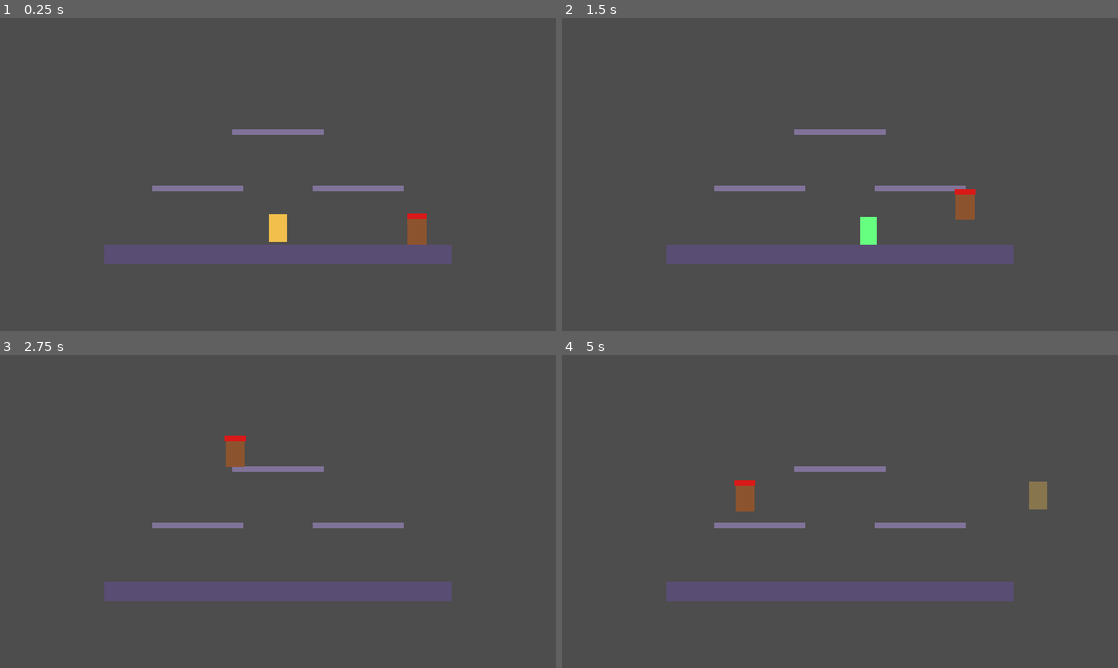
Above: before the commit, frames 1-4 (two rows, left to right).
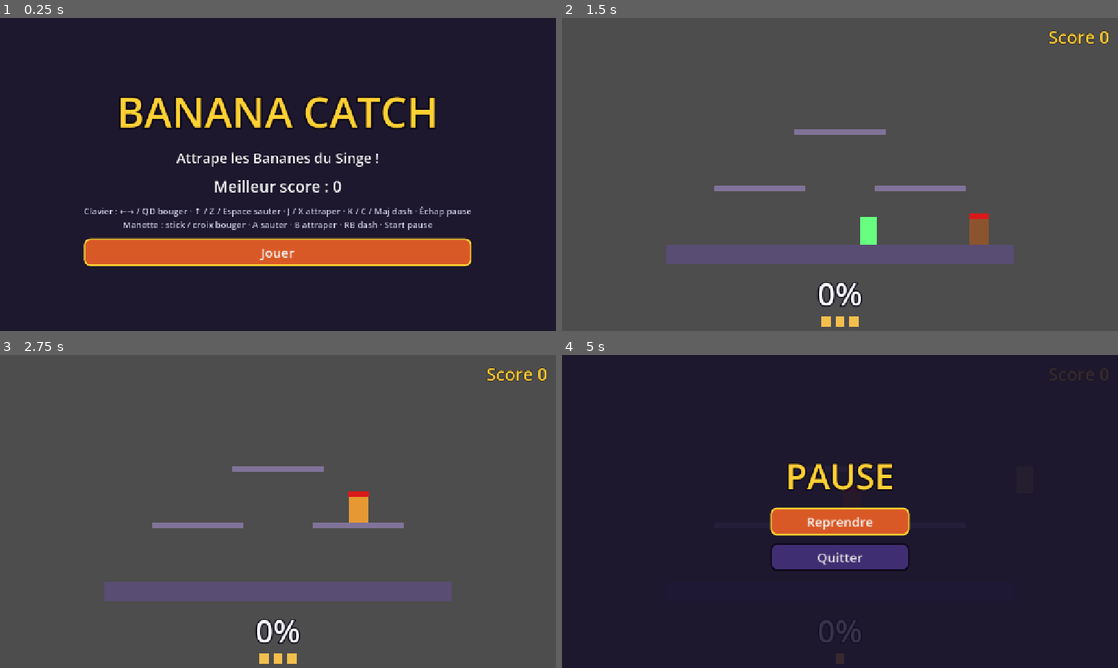
Above: after the commit, the same moments.

Repository: Serial-Developer/banana-catch
Game: Godot game, scene res://scenes/jeu.tscn
The game is run twice, just before and just after one commit, with the same random seed, the same clock (stepped at 60 frames per second) and the same inputs. Before the commit the project starts from res://scenes/partie.tscn.
Inputs (mouse positions are in pixels of both pictures, inside the frame that each line leads up to):
- Up to frame 1 (0.25 s): no input
- Up to frame 2 (1.5 s): click (840, 252) at 0.5 s, where only the run after the commit has a clickable "Jouer"; tap Enter at 1.25 s; move the mouse to (962, 158) at 1.27 s; hold Right (move_right) from 1.28 s (still down); tap J (catch) at 1.35 s; click (962, 158) at 1.42 s
- Up to frame 3 (2.75 s): keep holding Right (move_right); tap Up (jump) at 1.52, 2.27 s; tap K (dash) at 1.55, 2.1 s; move the mouse to (166, 527) at 2.02 s; tap J (catch) at 2.3 s
- Up to frame 4 (5 s): move the mouse to (895, 442) at 2.77 s; release Right (move_right) at 2.78 s; hold Left (move_left) 2.78-3.53 s; tap J (catch) at 2.85, 3.8 s; tap K (dash) at 3.05, 3.6, 4.55 s; move the mouse to (812, 574) at 3.52 s; hold Right (move_right) from 3.53 s (still down); click (812, 574) at 3.67 s; tap Up (jump) at 3.77, 4.52 s; move the mouse to (1006, 558) at 4.27 s; tap Space at 4.35 s; tap Escape (pause) at 4.9 s

The runs differ from the first frame. In frame 1, 100% of the frame differs, in the area x 0-100%, y 0-100%; in frame 2, 1.5%; in frame 3, 1.5%; in frame 4, 100%.

Commit message:
06: Écrans, HUD, pause et Meilleur score
Co-Authored-By: Claude Opus 5.5 <noreply@anthropic.com>

Diff:
--- a/project.godot
+++ b/project.godot
@@ -6,7 +6,7 @@
 
 config/name="Banana Catch"
 config/description="Platformer d'arcade façon Smash : attraper les Bananes du Singe."
-run/main_scene="res://scenes/partie.tscn"
+run/main_scene="res://scenes/jeu.tscn"
 config/features=PackedStringArray("4.7", "GL Compatibility")
 
 [autoload]
--- /dev/null
+++ b/scenes/jeu.tscn
@@ -0,0 +1,6 @@
+[gd_scene load_steps=2 format=3]
+
+[ext_resource type="Script" path="res://src/ecrans/jeu.gd" id="1"]
+
+[node name="Jeu" type="Node"]
+script = ExtResource("1")
--- /dev/null
+++ b/src/ecrans/hud.gd
@@ -0,0 +1,51 @@
+class_name Hud
+extends CanvasLayer
+## Affichage pendant la Partie : Pourcentage façon Smash, Stocks restants, Score. Aucune règle ici.
+
+const POURCENTAGE_ROUGE: float = 150.0
+
+var partie: Partie
+
+var _pourcentage: Label
+var _stocks: HBoxContainer
+var _score: Label
+
+
+func _ready() -> void:
+	_score = Ui.etiquette("", 40, Ui.COULEUR_ACCENT)
+	_score.set_anchors_preset(Control.PRESET_TOP_RIGHT)
+	_score.position = Vector2(-260.0, 16.0)
+	_score.size = Vector2(240.0, 50.0)
+	_score.horizontal_alignment = HORIZONTAL_ALIGNMENT_RIGHT
+	add_child(_score)
+
+	var bas := VBoxContainer.new()
+	bas.set_anchors_preset(Control.PRESET_CENTER_BOTTOM)
+	bas.position = Vector2(-120.0, -150.0)
+	bas.size = Vector2(240.0, 140.0)
+	bas.alignment = BoxContainer.ALIGNMENT_END
+	add_child(bas)
+	_pourcentage = Ui.etiquette("0%", 72)
+	bas.add_child(_pourcentage)
+	_stocks = HBoxContainer.new()
+	_stocks.alignment = BoxContainer.ALIGNMENT_CENTER
+	_stocks.add_theme_constant_override("separation", 10)
+	bas.add_child(_stocks)
+
+
+func _process(_delta: float) -> void:
+	if partie == null:
+		return
+	var p: float = partie.pourcentage()
+	_pourcentage.text = "%d%%" % int(p)
+	_pourcentage.add_theme_color_override("font_color", Color.WHITE.lerp(Color(1.0, 0.12, 0.08), clampf(p / POURCENTAGE_ROUGE, 0.0, 1.0)))
+	_score.text = "Score %d" % partie.score()
+	while _stocks.get_child_count() > partie.stocks():
+		var icone: Node = _stocks.get_child(0)
+		_stocks.remove_child(icone)
+		icone.queue_free()
+	while _stocks.get_child_count() < partie.stocks():
+		var icone := ColorRect.new()
+		icone.color = Color(0.95, 0.75, 0.3)
+		icone.custom_minimum_size = Vector2(22.0, 22.0)
+		_stocks.add_child(icone)
--- /dev/null
+++ b/src/ecrans/jeu.gd
@@ -0,0 +1,92 @@
+class_name Jeu
+extends Node
+## Parcours complet : écran titre → Partie (HUD, pause) → écran de fin. Seule couche qui écrit le Meilleur score.
+
+const DELAI_ECRAN_FIN: float = 1.2
+
+var _meilleur_score: int = 0
+var _partie: Partie
+var _hud: Hud
+var _calque: CanvasLayer
+
+
+func _ready() -> void:
+	_meilleur_score = MeilleurScore.lire()
+	_calque = CanvasLayer.new()
+	_calque.layer = 10
+	add_child(_calque)
+	_afficher_titre()
+
+
+func _vider_calque() -> void:
+	for enfant: Node in _calque.get_children():
+		enfant.queue_free()
+
+
+func _afficher_titre() -> void:
+	_quitter_partie()
+	_vider_calque()
+	var colonne: VBoxContainer = Ui.panneau_centre(_calque)
+	colonne.add_child(Ui.etiquette("BANANA CATCH", 96, Ui.COULEUR_ACCENT))
+	colonne.add_child(Ui.etiquette("Attrape les Bananes du Singe !", 32))
+	colonne.add_child(Ui.etiquette("Meilleur score : %d" % _meilleur_score, 36))
+	colonne.add_child(Ui.etiquette(
+		"Clavier : ←→ / QD bouger · ↑ / Z / Espace sauter · J / X attraper · K / C / Maj dash · Échap pause\n"
+		+ "Manette : stick / croix bouger · A sauter · B attraper · RB dash · Start pause", 20, Color(0.85, 0.85, 0.95)))
+	var jouer: Button = Ui.bouton("Jouer", _lancer_partie)
+	colonne.add_child(jouer)
+	jouer.grab_focus.call_deferred()
+
+
+func _lancer_partie() -> void:
+	_quitter_partie()
+	_vider_calque()
+	_partie = Partie.creer(null, randi(), _meilleur_score)
+	_partie.fin_de_partie.connect(_sur_fin_de_partie)
+	_partie.pause_changee.connect(_sur_pause)
+	add_child(_partie)
+	_hud = Hud.new()
+	_hud.partie = _partie
+	add_child(_hud)
+
+
+func _quitter_partie() -> void:
+	if _partie != null:
+		_partie.queue_free()
+		_partie = null
+	if _hud != null:
+		_hud.queue_free()
+		_hud = null
+
+
+func _sur_pause(en_pause: bool) -> void:
+	_vider_calque()
+	if not en_pause:
+		return
+	var colonne: VBoxContainer = Ui.panneau_centre(_calque)
+	colonne.add_child(Ui.etiquette("PAUSE", 80, Ui.COULEUR_ACCENT))
+	var reprendre: Button = Ui.bouton("Reprendre", func() -> void: _partie.mettre_en_pause(false))
+	colonne.add_child(reprendre)
+	colonne.add_child(Ui.bouton("Quitter", _afficher_titre))
+	reprendre.grab_focus.call_deferred()
+
+
+func _sur_fin_de_partie(score: int, record_battu: bool) -> void:
+	if record_battu:
+		_meilleur_score = score
+		MeilleurScore.ecrire(score)
+	var partie_finie: Partie = _partie
+	await get_tree().create_timer(DELAI_ECRAN_FIN).timeout
+	if _partie != partie_finie:
+		return
+	_vider_calque()
+	var colonne: VBoxContainer = Ui.panneau_centre(_calque)
+	colonne.add_child(Ui.etiquette("FIN DE PARTIE", 80, Ui.COULEUR_ACCENT))
+	colonne.add_child(Ui.etiquette("Score : %d" % score, 48))
+	colonne.add_child(Ui.etiquette("Meilleur score : %d" % _meilleur_score, 32))
+	if record_battu:
+		colonne.add_child(Ui.etiquette("Nouveau meilleur score !", 40, Color(1.0, 0.4, 0.3)))
+	var rejouer: Button = Ui.bouton("Rejouer", _lancer_partie)
+	colonne.add_child(rejouer)
+	colonne.add_child(Ui.bouton("Titre", _afficher_titre))
+	rejouer.grab_focus.call_deferred()
--- /dev/null
+++ b/src/ecrans/meilleur_score.gd
@@ -0,0 +1,18 @@
+class_name MeilleurScore
+extends RefCounted
+## Lecture et sauvegarde du Meilleur score dans le dossier utilisateur Godot.
+
+const CHEMIN: String = "user://meilleur_score.cfg"
+
+
+static func lire(chemin: String = CHEMIN) -> int:
+	var fichier := ConfigFile.new()
+	if fichier.load(chemin) != OK:
+		return 0
+	return int(fichier.get_value("banana_catch", "meilleur_score", 0))
+
+
+static func ecrire(score: int, chemin: String = CHEMIN) -> void:
+	var fichier := ConfigFile.new()
+	fichier.set_value("banana_catch", "meilleur_score", score)
+	fichier.save(chemin)
--- /dev/null
+++ b/src/ecrans/ui.gd
@@ -0,0 +1,49 @@
+class_name Ui
+extends RefCounted
+## Petits constructeurs d'interface au style commun (texte épais à contour, boutons arrondis).
+
+const COULEUR_FOND := Color(0.08, 0.06, 0.16, 0.85)
+const COULEUR_ACCENT := Color(1.0, 0.82, 0.2)
+
+
+static func etiquette(texte: String, taille: int, couleur: Color = Color.WHITE) -> Label:
+	var label := Label.new()
+	label.text = texte
+	label.horizontal_alignment = HORIZONTAL_ALIGNMENT_CENTER
+	label.add_theme_font_size_override("font_size", taille)
+	label.add_theme_color_override("font_color", couleur)
+	label.add_theme_color_override("font_outline_color", Color(0.05, 0.03, 0.1))
+	label.add_theme_constant_override("outline_size", maxi(4, taille / 6))
+	return label
+
+
+static func bouton(texte: String, action: Callable) -> Button:
+	var b := Button.new()
+	b.text = texte
+	b.custom_minimum_size = Vector2(320.0, 64.0)
+	b.add_theme_font_size_override("font_size", 30)
+	for etat: String in ["normal", "hover", "pressed", "focus"]:
+		var style := StyleBoxFlat.new()
+		style.bg_color = Color(0.25, 0.18, 0.45) if etat == "normal" else Color(0.85, 0.35, 0.15)
+		style.set_corner_radius_all(14)
+		style.set_border_width_all(4)
+		style.border_color = COULEUR_ACCENT if etat == "focus" else Color(0.05, 0.03, 0.1)
+		b.add_theme_stylebox_override(etat, style)
+	b.pressed.connect(action)
+	return b
+
+
+## Panneau plein écran semi-opaque avec une colonne centrée ; renvoie la colonne.
+static func panneau_centre(parent: Node) -> VBoxContainer:
+	var fond := ColorRect.new()
+	fond.color = COULEUR_FOND
+	fond.set_anchors_preset(Control.PRESET_FULL_RECT)
+	parent.add_child(fond)
+	var centre := CenterContainer.new()
+	centre.set_anchors_preset(Control.PRESET_FULL_RECT)
+	fond.add_child(centre)
+	var colonne := VBoxContainer.new()
+	colonne.alignment = BoxContainer.ALIGNMENT_CENTER
+	colonne.add_theme_constant_override("separation", 18)
+	centre.add_child(colonne)
+	return colonne
--- a/src/partie.gd
+++ b/src/partie.gd
@@ -9,6 +9,7 @@
 signal reapparition
 signal stock_perdu(stocks_restants: int)
 signal fin_de_partie(score: int, record_battu: bool)
+signal pause_changee(en_pause: bool)
 
 const SCENE: PackedScene = preload("res://scenes/partie.tscn")
 ## Sous cette hauteur, une Banane est tombée dans le vide.
@@ -21,6 +22,10 @@
 var singe_actif: bool = true
 
 var _rng := RandomNumberGenerator.new()
+## Contient tout ce qui se fige pendant la pause (Arène, Joueur, Singe, Bananes).
+var _monde := Node2D.new()
+var _en_pause: bool = false
+var _pause_pressee: bool = false
 var _joueur: Joueur
 var _singe: Singe
 var _temps_ecoule: float = 0.0
@@ -47,11 +52,13 @@
 	process_physics_priority = 10
 	_rng.seed = graine
 	_stocks = reglages.stocks_depart
-	add_child(Arene.new())
+	_monde.name = "Monde"
+	add_child(_monde)
+	_monde.add_child(Arene.new())
 	_joueur = Joueur.new()
 	_joueur.reglages = reglages
 	_joueur.position = Arene.POINT_APPARITION
-	add_child(_joueur)
+	_monde.add_child(_joueur)
 	_singe = Singe.new()
 	_singe.reglages = reglages
 	_singe.rng = _rng
@@ -60,7 +67,7 @@
 	_singe.peut_lancer = func() -> bool: return _bananes.size() < reglages.palier(_score).bananes_max
 	_singe.score = score
 	_singe.lance.connect(forcer_lancer)
-	add_child(_singe)
+	_monde.add_child(_singe)
 
 
 # --- État observable -------------------------------------------------------
@@ -75,6 +82,18 @@
 
 func terminee() -> bool:
 	return _terminee
+
+
+func en_pause() -> bool:
+	return _en_pause
+
+
+func mettre_en_pause(valeur: bool) -> void:
+	if valeur == _en_pause or (_terminee and valeur):
+		return
+	_en_pause = valeur
+	_monde.process_mode = Node.PROCESS_MODE_DISABLED if valeur else Node.PROCESS_MODE_INHERIT
+	pause_changee.emit(valeur)
 
 
 func temps_ecoule() -> float:
@@ -132,7 +151,7 @@
 	banane.gravite = reglages.gravite_banane
 	banane.rayon = reglages.rayon_banane
 	_bananes.append(banane)
-	add_child(banane)
+	_monde.add_child(banane)
 	lancer.emit(p_lancer.type)
 
 
@@ -146,7 +165,11 @@
 # --- Règles ----------------------------------------------------------------
 
 func _physics_process(delta: float) -> void:
-	if _terminee:
+	var pause_pressee: bool = Input.is_action_pressed("pause")
+	if pause_pressee and not _pause_pressee:
+		mettre_en_pause(not _en_pause)
+	_pause_pressee = pause_pressee
+	if _terminee or _en_pause:
 		return
 	_temps_ecoule += delta
 	for banane: Banane in _bananes.duplicate():
--- /dev/null
+++ b/tests/unit/test_pause_fin.gd
@@ -0,0 +1,82 @@
+extends "res://tests/lib/suite_partie.gd"
+## Ticket 06 : pause et Fin de Partie (record battu ou non).
+
+
+func _finir_avec(score: int, meilleur_score: int) -> Array:
+	nouvelle_partie(null, 1, meilleur_score)
+	var fins: Array = espionner("fin_de_partie")
+	await secondes(1.0)
+	await marquer(score)
+	for x: float in [700.0, 900.0, 1000.0]:
+		partie.forcer_lancer(Lancer.new(Lancer.Type.ARC, Vector2(x, 450.0), Vector2.ZERO))
+		await secondes(0.6)
+	return fins
+
+
+func test_la_fin_de_partie_annonce_un_record_battu() -> String:
+	var fins: Array = await _finir_avec(3, 2)
+	if fins.size() != 1 or fins[0] != [3, true]:
+		return "attendu fin_de_partie(3, true), obtenu %s" % [fins]
+	return ""
+
+
+func test_la_fin_de_partie_annonce_un_record_non_battu() -> String:
+	var fins: Array = await _finir_avec(3, 5)
+	if fins.size() != 1 or fins[0] != [3, false]:
+		return "attendu fin_de_partie(3, false), obtenu %s" % [fins]
+	return ""
+
+
+func test_egaler_le_meilleur_score_ne_le_bat_pas() -> String:
+	var fins: Array = await _finir_avec(2, 2)
+	if fins.size() != 1 or fins[0] != [2, false]:
+		return "attendu fin_de_partie(2, false), obtenu %s" % [fins]
+	return ""
+
+
+func test_la_pause_fige_les_bananes_en_vol() -> String:
+	nouvelle_partie()
+	var changements: Array = espionner("pause_changee")
+	await secondes(1.0)
+	partie.forcer_lancer(Lancer.new(Lancer.Type.ARC, Vector2(900.0, 100.0), Vector2(0.0, 0.0)))
+	await images(5)
+	await taper("pause")
+	if not partie.en_pause() or changements.size() != 1:
+		return "la Partie devrait être en pause"
+	var avant: Array[Vector2] = partie.positions_bananes()
+	await secondes(1.0)
+	if partie.positions_bananes() != avant:
+		return "les Bananes devraient être figées pendant la pause"
+	await taper("pause")
+	if partie.en_pause():
+		return "un second appui sur pause devrait reprendre la Partie"
+	await images(3)
+	if partie.positions_bananes() == avant:
+		return "les Bananes devraient repartir après la pause"
+	return ""
+
+
+func test_la_pause_fige_la_fenetre_d_attrape() -> String:
+	nouvelle_partie()
+	await secondes(1.0)
+	await taper("catch")
+	await taper("pause")
+	await secondes(1.0)
+	if partie.joueur_etat_attrape() != "fenetre":
+		return "la Fenêtre d'attrape ne devrait pas s'écouler pendant la pause, état=%s" % partie.joueur_etat_attrape()
+	partie.mettre_en_pause(false)
+	await secondes(0.3)
+	if partie.joueur_etat_attrape() != "recuperation":
+		return "la Fenêtre d'attrape devrait reprendre son cours après la pause"
+	return ""
+
+
+func test_le_singe_ne_lance_pas_pendant_la_pause() -> String:
+	nouvelle_partie(null, 1, 0, true)
+	var lancers: Array = espionner("lancer")
+	await images(2)
+	partie.mettre_en_pause(true)
+	await secondes(10.0)
+	if not lancers.is_empty():
+		return "le Singe ne devrait pas lancer pendant la pause"
+	return ""
--- /dev/null
+++ b/tools/capture.gd
@@ -0,0 +1,43 @@
+extends SceneTree
+## Outil de vérification visuelle : lance le jeu, joue un scénario et enregistre des captures d'écran.
+## Usage : ./tools/godot.sh capture <dossier>  (nécessite un affichage, pas de --headless)
+
+var _dossier: String
+
+
+func _initialize() -> void:
+	_dossier = OS.get_environment("DOSSIER_CAPTURES")
+	if _dossier == "":
+		_dossier = OS.get_user_data_dir()
+	var jeu: Node = load("res://scenes/jeu.tscn").instantiate()
+	root.add_child(jeu)
+	await _attendre(30)
+	await _capturer("1_titre")
+	(jeu as Jeu).call("_lancer_partie")
+	await _attendre(90)
+	var partie: Partie = jeu.get("_partie")
+	partie.forcer_lancer(Lancer.new(Lancer.Type.ARC, Vector2(600.0, 300.0), Vector2(60.0, -100.0)))
+	await _attendre(150)
+	await _capturer("2_partie")
+	partie.mettre_en_pause(true)
+	await _attendre(10)
+	await _capturer("3_pause")
+	partie.mettre_en_pause(false)
+	for i: int in 3:
+		partie.forcer_lancer(Lancer.new(Lancer.Type.ARC, Vector2(950.0 + i * 20.0, 450.0), Vector2.ZERO))
+		await _attendre(40)
+	await _attendre(200)
+	await _capturer("4_fin")
+	quit()
+
+
+func _attendre(images: int) -> void:
+	for i: int in images:
+		await process_frame
+
+
+func _capturer(nom: String) -> void:
+	await RenderingServer.frame_post_draw
+	var chemin: String = _dossier.path_join(nom + ".png")
+	root.get_texture().get_image().save_png(chemin)
+	print("capture : ", chemin)
Not shown, added: src/ecrans/hud.gd.uid
Not shown, added: src/ecrans/jeu.gd.uid
Not shown, added: src/ecrans/meilleur_score.gd.uid
Not shown, added: src/ecrans/ui.gd.uid
Not shown, added: tests/unit/test_pause_fin.gd.uid
Not shown, added: tools/capture.gd.uid
Not shown, changed: .scratch/banana-catch/issues/06-ecrans-hud-meilleur-score.md
Not shown, changed: tools/godot.sh
